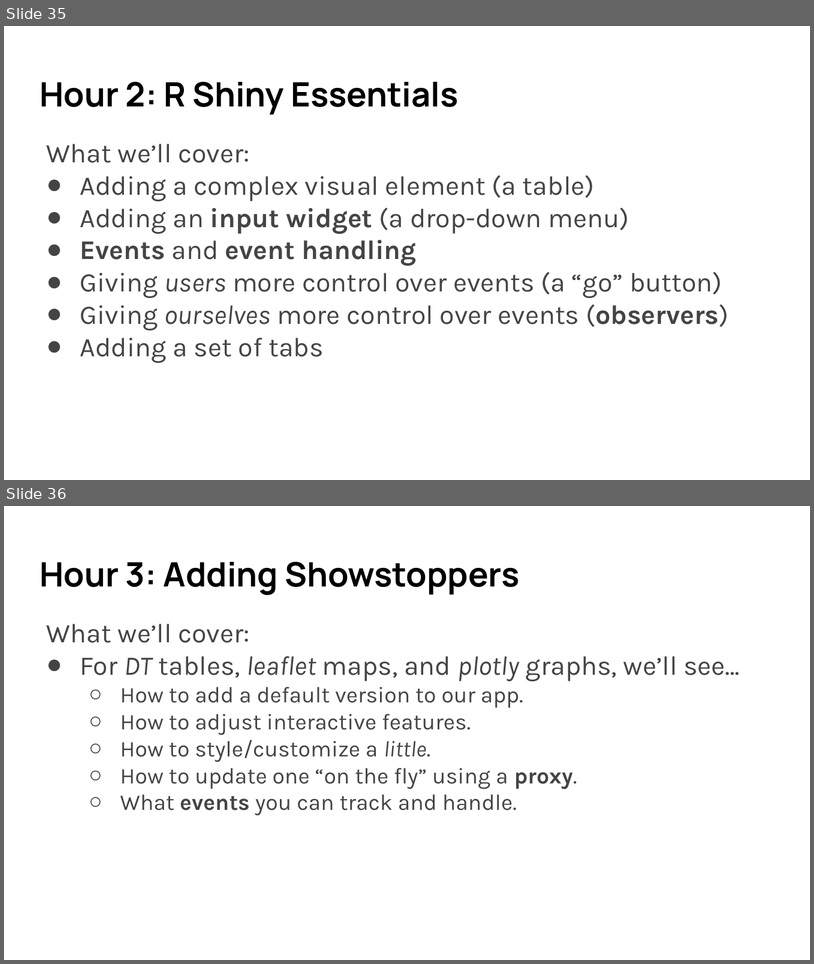
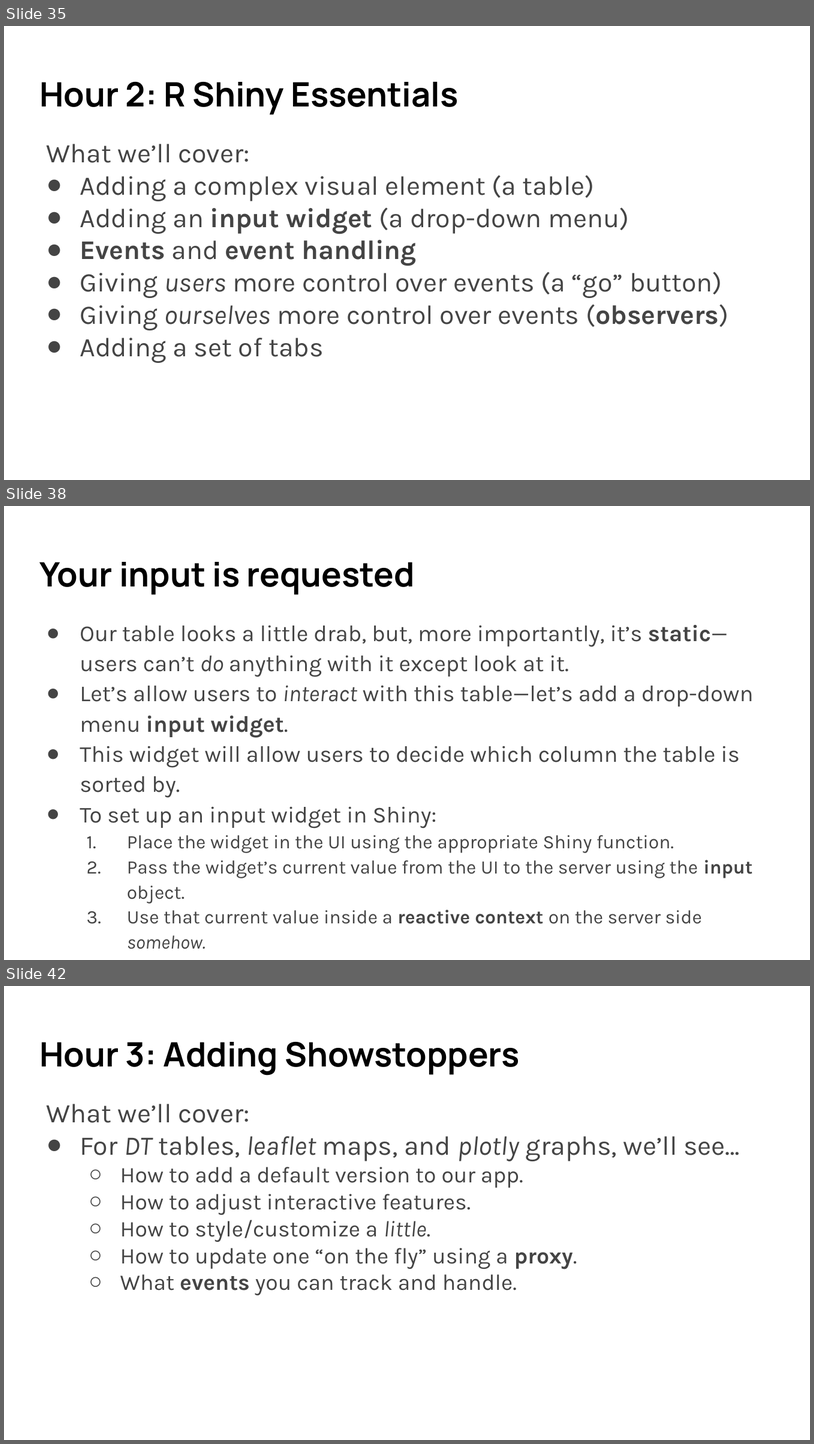
Before and after one commit to umn-dash/r-shiny, a slide deck: instructors/files/SWC slides R Shiny 2024 Fall.pptx. Shown one above the other, each under a label of ours: slides 35 and 36 before the commit, slides 35, 38 and 42 after it; the slides between them are not shown. The pictures are 814x964 and 814x1444 pixels, drawn with LibreOffice and Linux fonts; fonts in the diff are those of the drawing. Boxes give left, top, right and bottom in pixels: in the first picture for what was removed or moved away, otherwise in the second. Text is boxed around its words. In the diff, an @@ line names an element or a change of style, - is before the commit and + after.

Commit message:
Starting polishing of Shiny 3, plus Shiny 3 in-person teaching materials (only partially complete)

```diff
--- a/instructors/files/SWC slides R Shiny 2024 Fall.pptx
+++ b/instructors/files/SWC slides R Shiny 2024 Fall.pptx
@@ slide 38 added at (4, 506, 810, 960), background #FFFFFF @@
@@ title added at (39, 562, 415, 595), 30 pt, text #000000, bold @@
+Your input is requested
@@ text added at (80, 625, 754, 949), 20.4 pt, text #444444 @@
+● Our table looks a little drab, but, more importantly, it’s static—users can’t do anything with it except look at it.
+● Let’s allow users to interact with this table—let’s add a drop-down menu input widget.
+● This widget will allow users to decide which column the table is sorted by.
+● To set up an input widget in Shiny:
+  1. Place the widget in the UI using the appropriate Shiny function.
+  2. Pass the widget’s current value from the UI to the server using the input object.
+  3. Use that current value inside a reactive context on the server side somehow.
@@ what was slide 36 is now slide 42 @@
```
Also in this commit, not shown: 5 other slides added, 7 other files.
